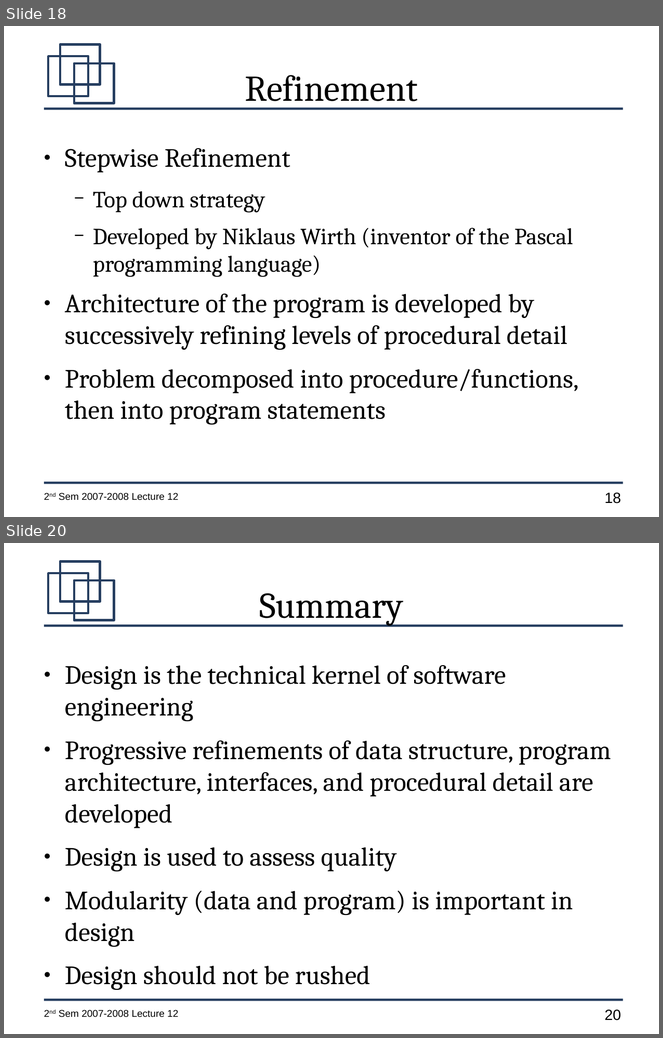
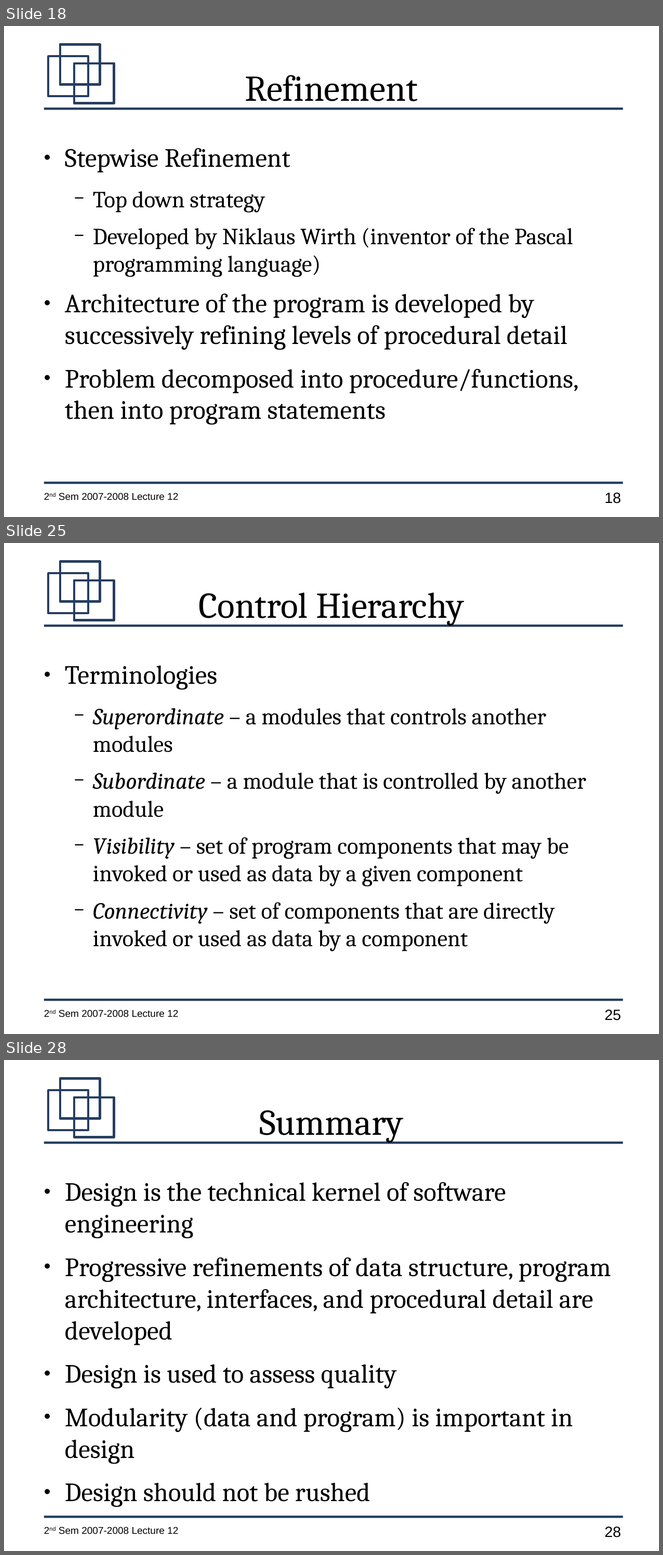
Before and after one commit to jachermocilla/jach-homepage, a slide deck: CMSC128-2nd-Sem-2007-L13.odp. Shown one above the other, each under a label of ours: slides 18 and 20 before the commit, slides 18, 25 and 28 after it; the slides between them are not shown. The pictures are 663x1038 and 663x1555 pixels, drawn with LibreOffice and Linux fonts; fonts in the diff are those of the drawing. Boxes give left, top, right and bottom in pixels: in the first picture for what was removed or moved away, otherwise in the second. Text is boxed around its words. In the diff, an @@ line names an element or a change of style, - is before the commit and + after.

```diff
--- a/CMSC128-2nd-Sem-2007-L13.odp
+++ b/CMSC128-2nd-Sem-2007-L13.odp
@@ slide 25 added at (4,543,659,1034), background #FFFFFF; not listed: 7 template elements that a slide beside it also shows @@
@@ title added at (198,592,464,626), 44 pt, text #000000 @@
+Control Hierarchy
@@ text added at (65,665,586,952), 28 pt, text #000000 @@
+● Terminologies
+  − Superordinate – a modules that controls another modules
+  − Subordinate – a module that is controlled by another module
+  − Visibility – set of program components that may be invoked or used as data by a given component
+  − Connectivity – set of components that are directly invoked or used as data by a component
@@ what was slide 20 is now slide 28 @@
@@ page number at (605,1527,621,1538): text changed @@
-20
+28
```
Also in this commit, not shown: 1 slide changed, 7 other slides added.
